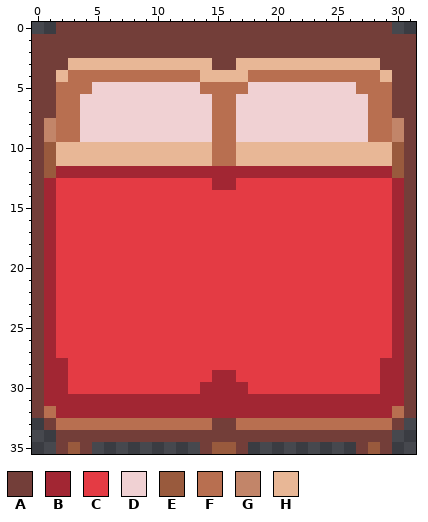
Pixel-art sprite: sprites/bed.png. This is how it looked before the edit.
The file is 32x36 pixels.
Palette (. is transparent): A #733e39  B #a22633  C #e43b44  D #f0d1d3  E #995a3d  F #b86f50  G #c28569  H #e8b796
Pixels before, first column x 0:
 0 ..AAAAAAAAAAAAAAAAAAAAAAAAAAAA..
 1 AAAAAAAAAAAAAAAAAAAAAAAAAAAAAAAA
 2 AAAAAAAAAAAAAAAAAAAAAAAAAAAAAAAA
 3 AAAHHHHHHHHHHHHAAHHHHHHHHHHHHAAA
 4 AAHFFFFFFFFFFFHHHHFFFFFFFFFFFHAA
 5 AAFFFDDDDDDDDDFFFFDDDDDDDDDFFFAA
 6 AAFFDDDDDDDDDDDFFDDDDDDDDDDDFFAA
 7 AAFFDDDDDDDDDDDFFDDDDDDDDDDDFFAA
 8 AGFFDDDDDDDDDDDFFDDDDDDDDDDDFFGA
 9 AGFFDDDDDDDDDDDFFDDDDDDDDDDDFFGA
10 AEHHHHHHHHHHHHHFFHHHHHHHHHHHHHEA
11 AEHHHHHHHHHHHHHFFHHHHHHHHHHHHHEA
12 AEBBBBBBBBBBBBBBBBBBBBBBBBBBBBEA
13 ABCCCCCCCCCCCCCBBCCCCCCCCCCCCCBA
14 ABCCCCCCCCCCCCCCCCCCCCCCCCCCCCBA
15 ABCCCCCCCCCCCCCCCCCCCCCCCCCCCCBA
16 ABCCCCCCCCCCCCCCCCCCCCCCCCCCCCBA
17 ABCCCCCCCCCCCCCCCCCCCCCCCCCCCCBA
18 ABCCCCCCCCCCCCCCCCCCCCCCCCCCCCBA
19 ABCCCCCCCCCCCCCCCCCCCCCCCCCCCCBA
20 ABCCCCCCCCCCCCCCCCCCCCCCCCCCCCBA
21 ABCCCCCCCCCCCCCCCCCCCCCCCCCCCCBA
22 ABCCCCCCCCCCCCCCCCCCCCCCCCCCCCBA
23 ABCCCCCCCCCCCCCCCCCCCCCCCCCCCCBA
24 ABCCCCCCCCCCCCCCCCCCCCCCCCCCCCBA
25 ABCCCCCCCCCCCCCCCCCCCCCCCCCCCCBA
26 ABCCCCCCCCCCCCCCCCCCCCCCCCCCCCBA
27 ABCCCCCCCCCCCCCCCCCCCCCCCCCCCCBA
28 ABBCCCCCCCCCCCCCCCCCCCCCCCCCCBBA
29 ABBCCCCCCCCCCCCBBCCCCCCCCCCCCBBA
30 ABBCCCCCCCCCCCBBBBCCCCCCCCCCCBBA
31 ABBBBBBBBBBBBBBBBBBBBBBBBBBBBBBA
32 AFBBBBBBBBBBBBBBBBBBBBBBBBBBBBFA
33 .AFFFFFFFFFFFFFAAFFFFFFFFFFFFFA.
34 ..AAAAAAAAAAAAAAAAAAAAAAAAAAAA..
35 ..AEA.........AEEA.........AEA..
The same view after the edit:
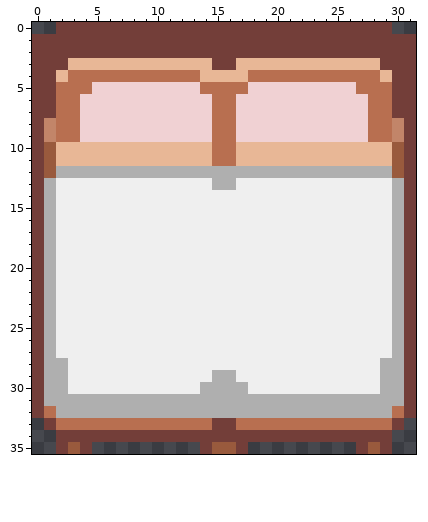
From old to new:
colour B: #a22633 -> #afafaf
colour C: #e43b44 -> #efefef
